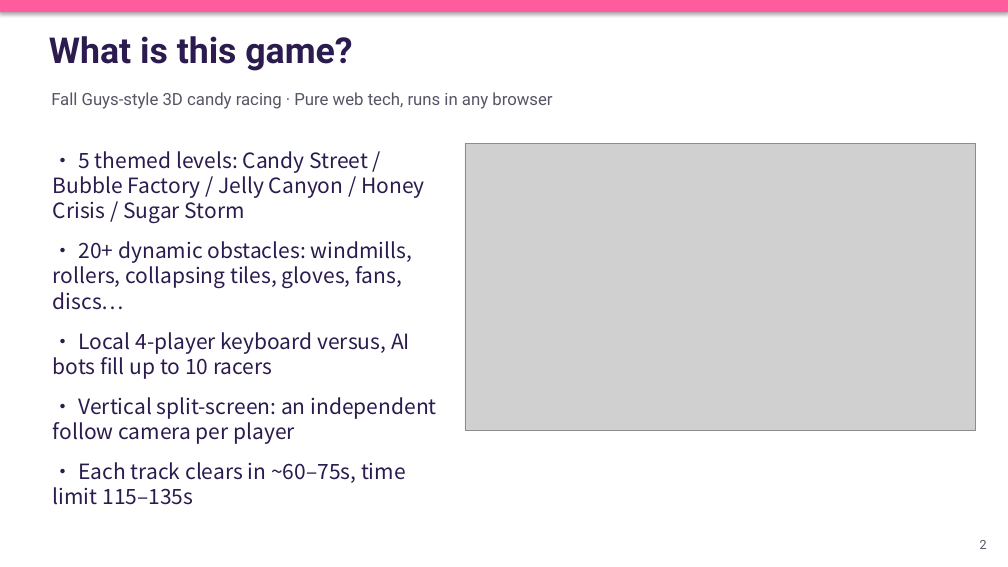
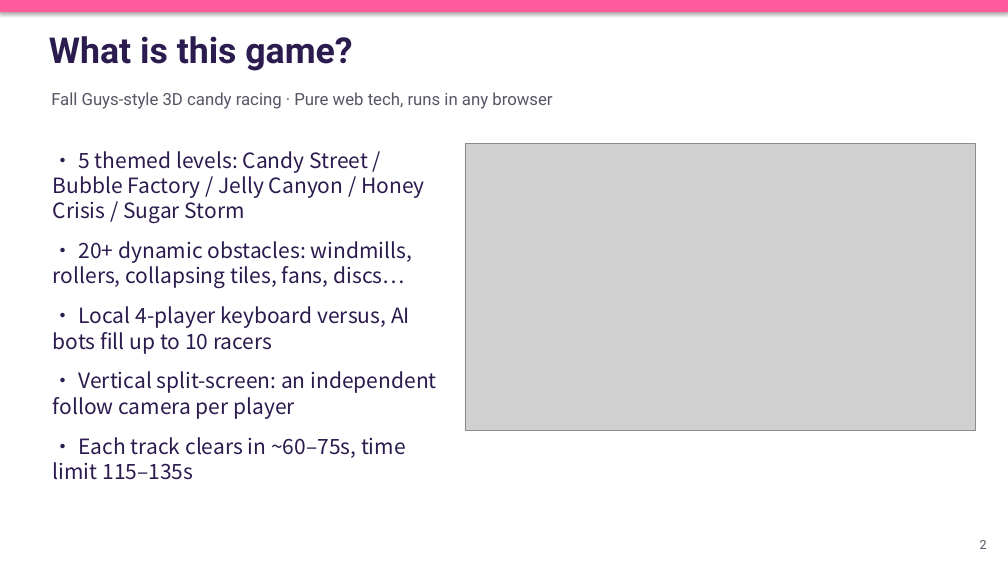
Before and after one commit to chengkaho98-svg/Mini3Dgame, a slide deck: slide 2 of AI_Game_Development_Playbook_EN.pptx. Drawn at 1008x567 pixels with LibreOffice and Linux fonts; fonts in the diff are those of the drawing; grey boxes stand for pictures. Boxes give left, top, right and bottom in pixels: in the first picture for what was removed or moved away, otherwise in the second. Text is boxed around its words. In the diff, an @@ line names an element or a change of style, - is before the commit and + after.

```diff
--- a/AI_Game_Development_Playbook_EN.pptx
+++ b/AI_Game_Development_Playbook_EN.pptx
@@ text at [53,241,412,289]: text changed @@
-• 20+ dynamic obstacles: windmills, rollers, collapsing tiles, gloves, fans, discs…
+• 20+ dynamic obstacles: windmills, rollers, collapsing tiles, fans, discs…
```
Also in this commit, not shown: 14 other slides changed, 18 other files.
